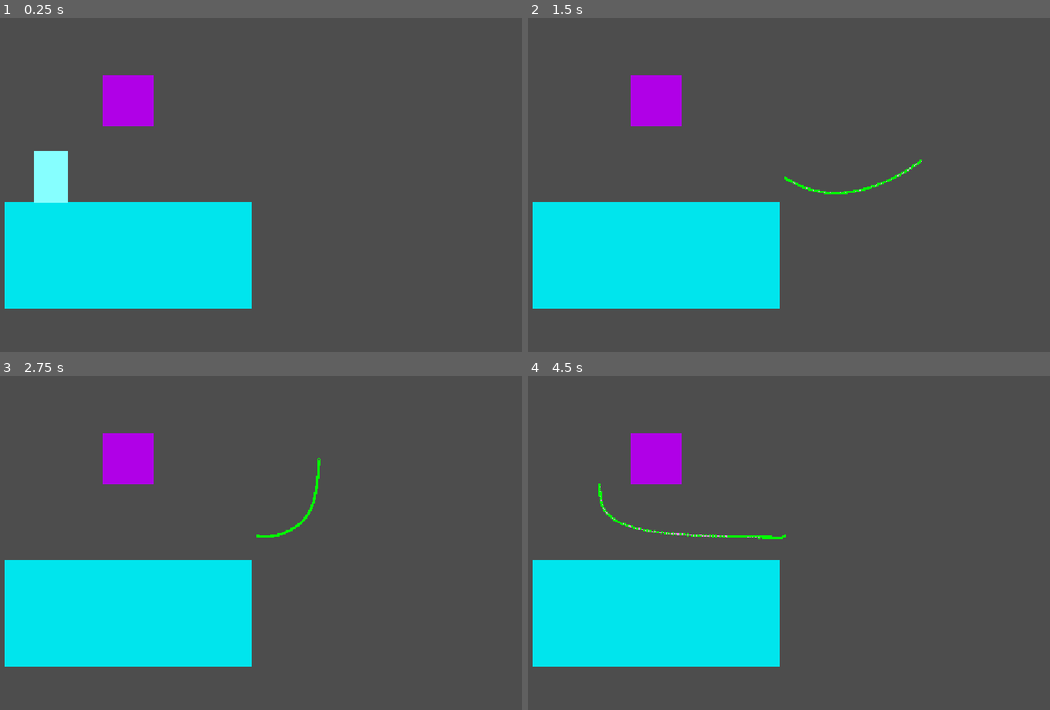
Above: before the commit, frames 1-4 (two rows, left to right).
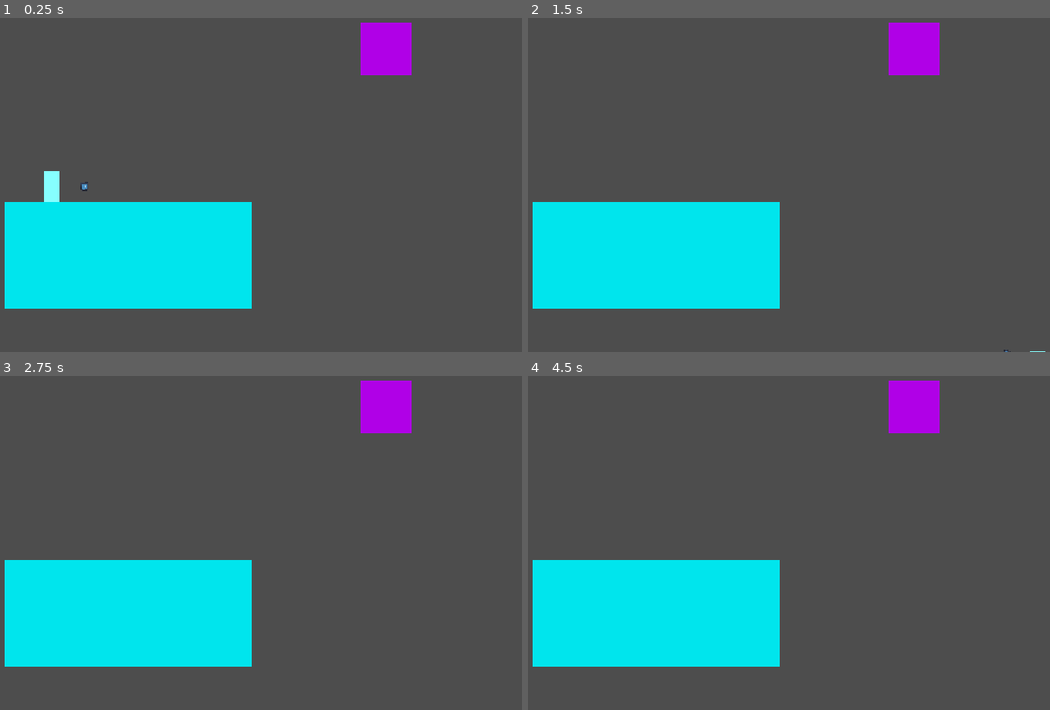
Above: after the commit, the same moments.

Repository: madgustoo/sandbox
Game: Godot game, scene res://main.tscn
Two runs of this game, one before a commit and one after it. Both use one fixed random seed, a clock stepped at 60 frames per second and the inputs below. The engine's default icon, where the game draws it, is replaced by a stand-in: a white triangle on a blue panel in a dark square.
Inputs (mouse positions are in pixels of both pictures, inside the frame that each line leads up to):
- Up to frame 1 (0.25 s): no input
- Up to frame 2 (1.5 s): tap Enter at 0.5 s; move the mouse to (919, 161) at 0.52 s; hold Right (ui_right) from 0.53 s (still down); click (919, 161) at 0.6 s; tap W (jump, bound only after the commit) at 0.77, 0.8, 1.07, 1.35 s; move the mouse to (663, 195) at 1.27 s
- Up to frame 3 (2.75 s): tap W (jump, bound only after the commit) at 1.52, 1.82, 2.3 s; click (135, 553) at 1.55 s; move the mouse to (318, 459) at 2.02 s; release Right (ui_right) at 2.03 s; hold Left (ui_left) from 2.03 s (still down); click (318, 459) at 2.1 s
- Up to frame 4 (4.5 s): move the mouse to (752, 606) at 2.77 s; release Left (ui_left) at 2.78 s; hold Right (ui_right) 2.78-4.28 s; click (752, 606) at 2.85 s; tap W (jump, bound only after the commit) at 3.02, 3.32, 3.6, 3.77, 4.07 s; move the mouse to (971, 589) at 3.52 s; tap Space at 4.25 s; move the mouse to (601, 482) at 4.27 s; hold Left (ui_left) from 4.28 s (still down); click (601, 482) at 4.35 s

The runs differ from the first frame. In frame 1, 3.8% of the frame differs, in the area x 6-79%, y 1-56%; in frame 2, 3.3%; in frame 3, 3.2%; in frame 4, 3.3%.

Commit message:
Started rope shooting for player

Diff:
--- a/main.tscn
+++ b/main.tscn
@@ -9,7 +9,7 @@
 [node name="Main" type="Node2D" unique_id=1492854815]
 
 [node name="Rope" parent="." unique_id=1216721653 instance=ExtResource("1_ig7tw")]
-collision_segment_interval = 2
+pin_start = true
 
 [node name="Camera2D" type="Camera2D" parent="." unique_id=1589112360]
 zoom = Vector2(6, 6)
@@ -29,7 +29,8 @@
 shape = SubResource("RectangleShape2D_ig7tw")
 
 [node name="Area2D" type="Area2D" parent="." unique_id=732009645]
-position = Vector2(-40, -24)
+position = Vector2(40, -40)
+collision_layer = 2
 
 [node name="Polygon2D" type="Polygon2D" parent="Area2D" unique_id=2003686609]
 color = Color(0.6924595, 0.0023838198, 0.9089485, 1)
--- a/player.tscn
+++ b/player.tscn
@@ -1,19 +1,41 @@
 [gd_scene format=3 uid="uid://chyv7k1c7lmdb"]
 
 [ext_resource type="Script" uid="uid://c54bji78jexxx" path="res://scripts/player.gd" id="1_4flbx"]
+[ext_resource type="Texture2D" uid="uid://jq4hp36v4v37" path="res://icon.svg" id="2_onrkg"]
 
 [sub_resource type="CapsuleShape2D" id="CapsuleShape2D_nkch5"]
 
 [node name="Player" type="CharacterBody2D" unique_id=658335506]
-scale = Vector2(0.6611312, 0.6723025)
+scale = Vector2(0.52032834, 0.52912045)
 collision_mask = 3
 script = ExtResource("1_4flbx")
 
 [node name="CollisionShape2D" type="CollisionShape2D" parent="." unique_id=1239074884]
-scale = Vector2(0.7809175, 0.7809175)
+rotation = 3.1415927
+scale = Vector2(0.41655847, 0.56158715)
 shape = SubResource("CapsuleShape2D_nkch5")
 
 [node name="Polygon2D" type="Polygon2D" parent="." unique_id=1015430021]
 position = Vector2(0, -4)
+scale = Vector2(0.57317257, 0.7701567)
 color = Color(0.5254902, 1, 1, 1)
 polygon = PackedVector2Array(-8, -8, 8, -8, 8, 16, -8, 16)
+
+[node name="Arm" type="Node2D" parent="." unique_id=1402634945]
+rotation = 1.5707964
+
+[node name="Shooter" type="Marker2D" parent="Arm" unique_id=1399963303]
+position = Vector2(0, -20.018944)
+
+[node name="Crossair" type="Sprite2D" parent="Arm" unique_id=172097675]
+position = Vector2(0, -20.01892)
+scale = Vector2(0.036117658, 0.036117658)
+texture = ExtResource("2_onrkg")
+
+[node name="RayCast2D" type="RayCast2D" parent="Arm" unique_id=1865297060]
+visible = false
+position = Vector2(0, -20.789219)
+target_position = Vector2(0, -120)
+collision_mask = 2
+hit_from_inside = true
+collide_with_areas = true
--- a/project.godot
+++ b/project.godot
@@ -43,6 +43,12 @@
 "events": [Object(InputEventMouseButton,"resource_local_to_scene":false,"resource_name":"","device":-1,"window_id":0,"a …(253 unchanged characters)…
 ]
 }
+jump={
+"deadzone": 0.2,
+"events": [Object(InputEventKey,"resource_local_to_scene":false,"resource_name":"","device":-1,"window_id":0,"alt_pressed":false,"shift_pressed":false,"ctrl_pressed":false,"meta_pressed":false,"pressed":false,"keycode":0,"physical_keycode":87,"key_label":0,"unicode":119,"location":0,"echo":false,"script":null)
+, Object(InputEventKey,"resource_local_to_scene":false,"resource_name":"","device":-1,"window_id":0,"alt_pressed":false,"shift_pressed":false,"ctrl_pressed":false,"meta_pressed":false,"pressed":false,"keycode":0,"physical_keycode":32,"key_label":0,"unicode":32,"location":0,"echo":false,"script":null)
+]
+}
 
 [layer_names]
 
--- a/scripts/player.gd
+++ b/scripts/player.gd
@@ -1,6 +1,13 @@
 extends CharacterBody2D
 
+class_name Player
+
 @export var speed = 150
+@export var jump = 150
+
+@onready var arm: Node2D = $Arm
+
+var rope_verlet = preload("res://rope.tscn")
 
 func _physics_process(delta: float) -> void:
 	# Apply gravity
@@ -16,4 +23,41 @@
 	else:
 		velocity.x = move_toward(velocity.x, 0, speed)
 
+	if Input.is_action_just_pressed("jump"):
+		velocity.y -= jump
+
+	if Input.is_action_just_pressed("click"):
+		swing()
+
+	# Update shooter aim
+	var aim_direction = (get_global_mouse_position() - arm.global_position).normalized()
+	arm.rotation = aim_direction.angle() + PI/2
+
 	move_and_slide()
+
+func swing() -> void:
+	# Calculate distance between arm (or player center) and the hit point
+	var anchor_point = get_anchor_point()
+	print("Got", anchor_point)
+	if anchor_point != Vector2.ZERO:
+		var rope = rope_verlet.instantiate() as RopeVerlet
+		rope.pin_start = true
+		rope.pin_end = true
+		rope.create(anchor_point, global_position)
+		add_child(rope)
+
+func get_anchor_point() -> Vector2:
+	var distance = 1000
+	var from: Vector2 = arm.global_position
+	var direction: Vector2 = (get_global_mouse_position() - from).normalized()
+	print("direction: ", direction)
+	var to: Vector2 = from + direction * distance
+
+	var space_state = get_world_2d().direct_space_state
+	# If it has a hit on collision layer 1
+	var query := PhysicsRayQueryParameters2D.create(from, to, 2)
+	var result := space_state.intersect_ray(query)
+	if not result.is_empty():
+		return result.position
+
+	return Vector2.ZERO
--- a/scripts/rope_verlet.gd
+++ b/scripts/rope_verlet.gd
@@ -27,24 +27,28 @@
 
 @export var collision_segment_interval = 2
 
-## To freeze rope start point
+## To freeze rope start point. The start point is where the rope hits
 @export var pin_start: bool = true
-## To freeze rope end point
+## To freeze rope end point. The end point is the point it spawns out from
 @export var pin_end: bool = false
 
 var start_position: Vector2
-# Technically the last end position, not the current one when the rope moves
 var end_position: Vector2
 
 var rope_segments: Array[RopeSegment] = []
 var points: PackedVector2Array
 var collision_query: PhysicsShapeQueryParameters2D
 
+func create(start: Vector2, end: Vector2) -> void:
+	start_position = start
+	end_position = end
+	number_of_rope_segments = get_number_of_rope_segments()
+	spawn_rope()
+
+func get_number_of_rope_segments():
+	return ceili(start_position.distance_to(end_position) / rope_segment_length)
+
 func spawn_rope() -> void:
-	if rope_segments:
-		# Keep track of (last) end_position
-		end_position = rope_segments[number_of_rope_segments - 1].current_position
-
 	rope_segments.clear()
 	points.clear()
 
@@ -52,7 +56,6 @@
 	print("Rope ends at end position: ", end_position)
 
 	var temp_start_position = start_position
-	# Initialize rope segments
 	for i in range(number_of_rope_segments):
 		rope_segments.append(RopeSegment.new(temp_start_position))
 		temp_start_position.y += rope_segment_length
@@ -72,10 +75,6 @@
 	collision_query.collide_with_areas = true
 
 func _physics_process(delta: float) -> void:
-	if Input.is_action_just_pressed("click"):
-		start_position = get_global_mouse_position()
-		spawn_rope()
-
 	if rope_segments.is_empty():
 		return
 
@@ -89,7 +88,7 @@
 			handle_collisions()
 
 	draw_rope()
-	queue_redraw()
+	# queue_redraw()
 
 func draw_rope() -> void:
 	# Update points position in the PackedVector2Array
@@ -220,6 +219,6 @@
 			rope_segment.current_position - velocity
 		)
 
-func _draw() -> void:
-	for rope_segment in rope_segments:
-		draw_circle(to_local(rope_segment.current_position), collision_radius, Color.GREEN, false, collision_radius)
+# func _draw() -> void:
+	# for rope_segment in rope_segments:
+		# draw_circle(to_local(rope_segment.current_position), collision_radius, Color.GREEN, false, collision_radius)
